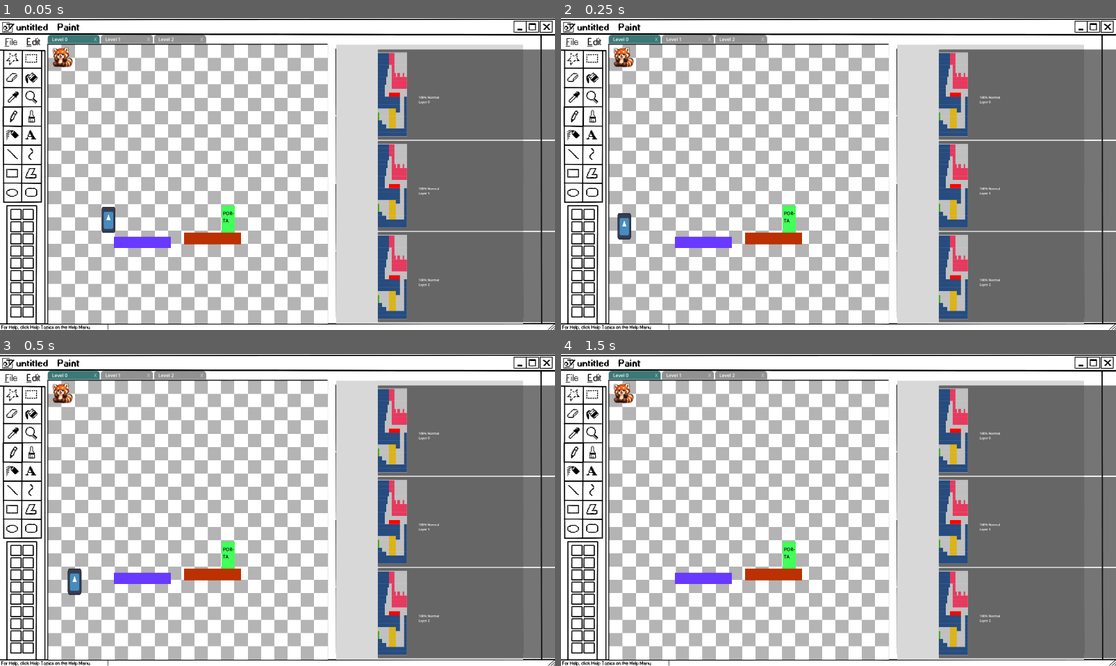
Above: before the commit, frames 1-4 (two rows, left to right).
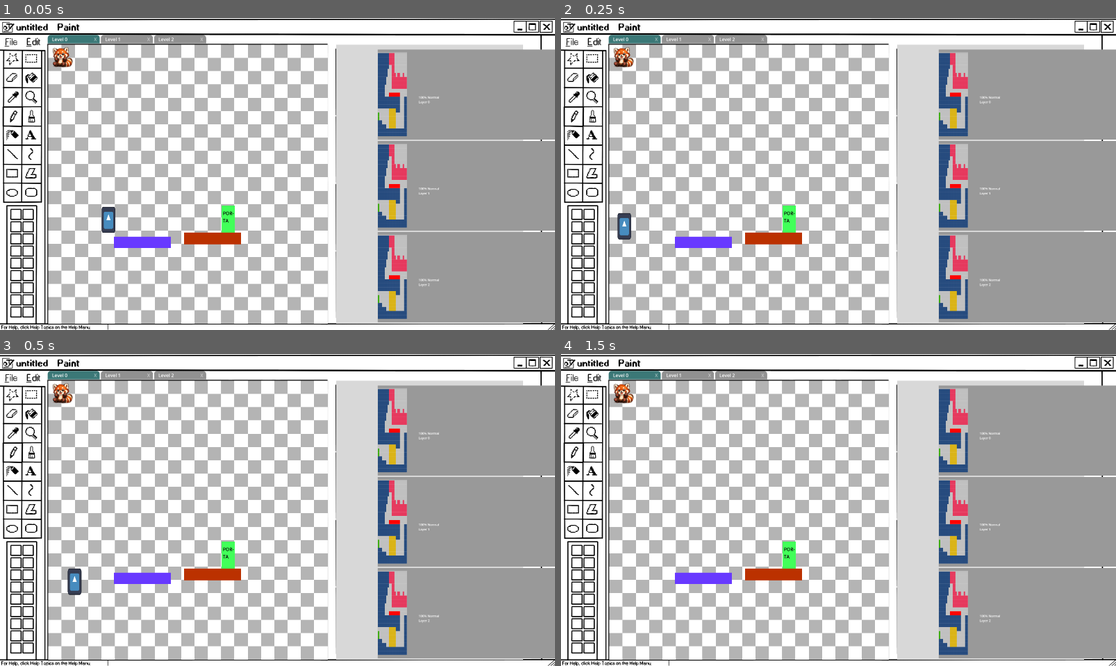
Above: after the commit, the same moments.

Repository: gfezzuog/GGJ2026
Game: Godot game, scene res://Scenes/Main/Main.tscn
The game is run twice, just before and just after one commit, with the same random seed, the same clock (stepped at 60 frames per second) and the same inputs. The project has no main scene, so this scene is started directly. The engine's default icon, where the game draws it, is replaced by a stand-in: a white triangle on a blue panel in a dark square.
Inputs (mouse positions are in pixels of both pictures, inside the frame that each line leads up to):
- Up to frame 1 (0.05 s): no input
- Up to frame 2 (0.25 s): no input
- Up to frame 3 (0.5 s): no input
- Up to frame 4 (1.5 s): move the mouse to (960, 494) at 0.52 s; press the mouse at (960, 494) at 0.53 s; hold D (right) from 0.53 s (still down); tap Space (jump) at 0.77 s; move the mouse to (727, 525) at 1.27 s; release the mouse at (727, 525) at 1.28 s; click (727, 525) at 1.35 s

The runs differ from the first frame. In frame 1, 23% of the frame differs, in the area x 68-100%, y 10-98%; in frame 2, 23%; in frame 3, 23%; in frame 4, 23%.

Commit message:
Fix drag

Diff:
--- a/ggj-2026/Scenes/LayersMenu/LayerMenuRow.tscn
+++ b/ggj-2026/Scenes/LayersMenu/LayerMenuRow.tscn
@@ -1,5 +1,6 @@
-[gd_scene load_steps=7 format=3 uid="uid://fuw2gcnxtofr"]
+[gd_scene load_steps=8 format=3 uid="uid://fuw2gcnxtofr"]
 
+[ext_resource type="StyleBox" uid="uid://dtueudd02m8a1" path="res://Scenes/LayersMenu/LayerMenuRowBox.tres" id="1_atvwj"]
 [ext_resource type="Script" uid="uid://djd1jf0c25twj" path="res://Scenes/LayersMenu/layer_menu_row.gd" id="1_urd4n"]
 [ext_resource type="Texture2D" uid="uid://dw1xhg66jfu6y" path="res://Assets/Placeholder/UI/Eye.png" id="2_dbhnm"]
 [ext_resource type="Texture2D" uid="uid://cybpfg16atbrk" path="res://Assets/Placeholder/UI/livello_1_-_layer_0_rosa_layer_1_blu_con_spine_in_rosso_layer_2_giallo_porta_verde.webp" id="3_hbla2"]
@@ -7,7 +8,7 @@
 
 [sub_resource type="StyleBoxFlat" id="StyleBoxFlat_atvwj"]
 resource_local_to_scene = true
-bg_color = Color(1, 1, 1, 1)
+bg_color = Color(0.12721047, 0, 0.7215379, 1)
 
 [sub_resource type="RectangleShape2D" id="RectangleShape2D_atvwj"]
 size = Vector2(429, 80)
@@ -16,6 +17,7 @@
 offset_right = 429.0
 offset_bottom = 80.0
 size_flags_vertical = 3
+theme_override_styles/panel = ExtResource("1_atvwj")
 script = ExtResource("1_urd4n")
 
 [node name="LayerMenuRow" type="HBoxContainer" parent="."]
--- a/ggj-2026/Scenes/LayersMenu/LayerMenuRowBox.tres
+++ b/ggj-2026/Scenes/LayersMenu/LayerMenuRowBox.tres
@@ -1,3 +1,4 @@
 [gd_resource type="StyleBoxFlat" format=3 uid="uid://dtueudd02m8a1"]
 
 [resource]
+resource_local_to_scene = true
--- /dev/null
+++ b/ggj-2026/Scenes/LayersMenu/LayerMenuRowBoxHovered.tres
@@ -0,0 +1,5 @@
+[gd_resource type="StyleBoxFlat" format=3 uid="uid://c6fbm6wns6hwk"]
+
+[resource]
+resource_local_to_scene = true
+bg_color = Color(0.41725737, 0.41725743, 0.41725728, 1)
--- a/ggj-2026/Scenes/LayersMenu/layer_menu.gd
+++ b/ggj-2026/Scenes/LayersMenu/layer_menu.gd
@@ -9,7 +9,6 @@
 
 func _ready() -> void:
 	for i in range(number_layer):
-		print("SIAMO CREANDO")
 		var packed_scene: PackedScene = load("res://Scenes/LayersMenu/LayerMenuRow.tscn")
 		var row = packed_scene.instantiate()
 		row.layer_number = i
@@ -17,7 +16,6 @@
 
 
 func create_masks():
-	print("Stiamo in mask")
 	for i in range(mask_textures.size()):
 		var coordinates: Array = mask_textures[i]
 		if coordinates != []:
@@ -28,6 +26,7 @@
 			new_mask.coords = coordinates
 			var row = get_child(i + 1)
 			row.add_mask(new_mask)
+			new_mask.mask_dragged.connect(_on_mask_dragged)
 
 
 func _on_mask_dragged(value: bool, mask: Mask):
--- a/ggj-2026/Scenes/LayersMenu/layer_menu_row.gd
+++ b/ggj-2026/Scenes/LayersMenu/layer_menu_row.gd
@@ -5,7 +5,8 @@
 var mask_disabled: bool = false : set = _set_disabled
 var mask_entered: bool = false
 var mask: Mask
-var box_hovered = load("res://Scenes/LayersMenu/LayerMenuRowBox.tres")
+var box_hovered = load("res://Scenes/LayersMenu/LayerMenuRowBoxHovered.tres")
+var box_normal = load("res://Scenes/LayersMenu/LayerMenuRowBox.tres")
 var in_visibility_icon = false
 @onready var visibilityIcon = $LayerMenuRow/TextDisplay/MarginContainer/VisibilityIcon
 
@@ -88,10 +89,10 @@
 
 func _on_mask_mouse_entered() -> void:
 	var style_box: StyleBoxFlat = $LayerMenuRow/MaskDisplay/PanelContainer.get_theme_stylebox("panel")
-	style_box.border_width_bottom = 2
-	style_box.border_width_left = 2
-	style_box.border_width_right = 2
-	style_box.border_width_top = 2
+	style_box.border_width_bottom = 8
+	style_box.border_width_left = 8
+	style_box.border_width_right = 8
+	style_box.border_width_top = 8
 
 
 func _on_mask_mouse_exited() -> void:
@@ -119,7 +120,7 @@
 
 func _on_area_2d_area_exited(area: Area2D) -> void:
 	mask_entered = false
-	add_theme_stylebox_override("panel", StyleBoxEmpty.new())
+	add_theme_stylebox_override("panel", box_normal)
 	var dragged_mask = area.get_parent()
 	dragged_mask.reference_mask.mask_dragged.disconnect(_on_mask_dragged)
 
--- a/ggj-2026/Scenes/Levels/Level_1.tscn
+++ b/ggj-2026/Scenes/Levels/Level_1.tscn
@@ -85,6 +85,7 @@
 
 [node name="Player" parent="HBoxContainer/Canvas" instance=ExtResource("3_hs11j")]
 position = Vector2(326, 605)
+gravity = 900.0
 
 [node name="Door" parent="HBoxContainer/Canvas" instance=ExtResource("4_o5ofx")]
 position = Vector2(23, 732)
--- a/ggj-2026/Scenes/Levels/level_1.gd
+++ b/ggj-2026/Scenes/Levels/level_1.gd
@@ -31,6 +31,7 @@
 		for coord in mask["coordinates"]:
 			coordinates.push_back(Vector2i(int(coord.y), int(coord.x)))
 		$LayersMenu.mask_textures[1] = coordinates
+		#$LayersMenu.layers_row[1].mask.disabled = true
 	$LayersMenu.create_masks()
 
 	pass # Replace with function body.
--- a/ggj-2026/Scenes/Mask/mask.gd
+++ b/ggj-2026/Scenes/Mask/mask.gd
@@ -23,9 +23,11 @@
 
 func _process(_delta: float) -> void:
 	if hovered and Input.is_action_just_pressed("click") and not dragged:
+		print("MASK: Inizia il drag")
 		dragged = true
 		mask_dragged.emit(true, self)
 	if Input.is_action_just_released("click") and dragged:
+		print("MASK: Finisce il drag")
 		dragged = false
 		mask_dragged.emit(false, self)
 
@@ -56,8 +58,10 @@
 
 
 func _on_mouse_entered() -> void:
+	print("MASK: mouse entrato")
 	hovered = true
 
 
 func _on_mouse_exited() -> void:
+	print("MASK: mouse uscito")
 	hovered = false
Not shown: 1 places in ggj-2026/Scenes/Levels/Level_1.tscn that only renumber resources
